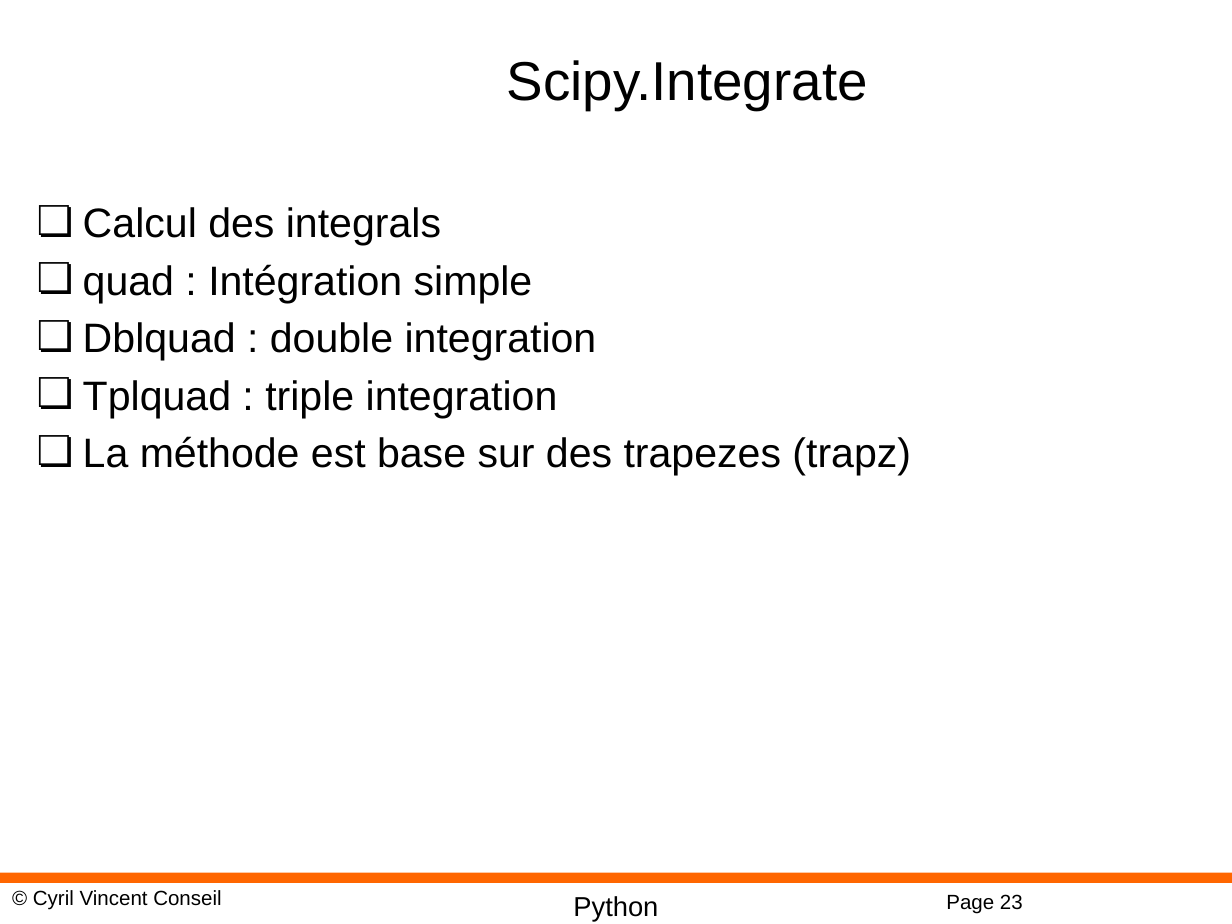
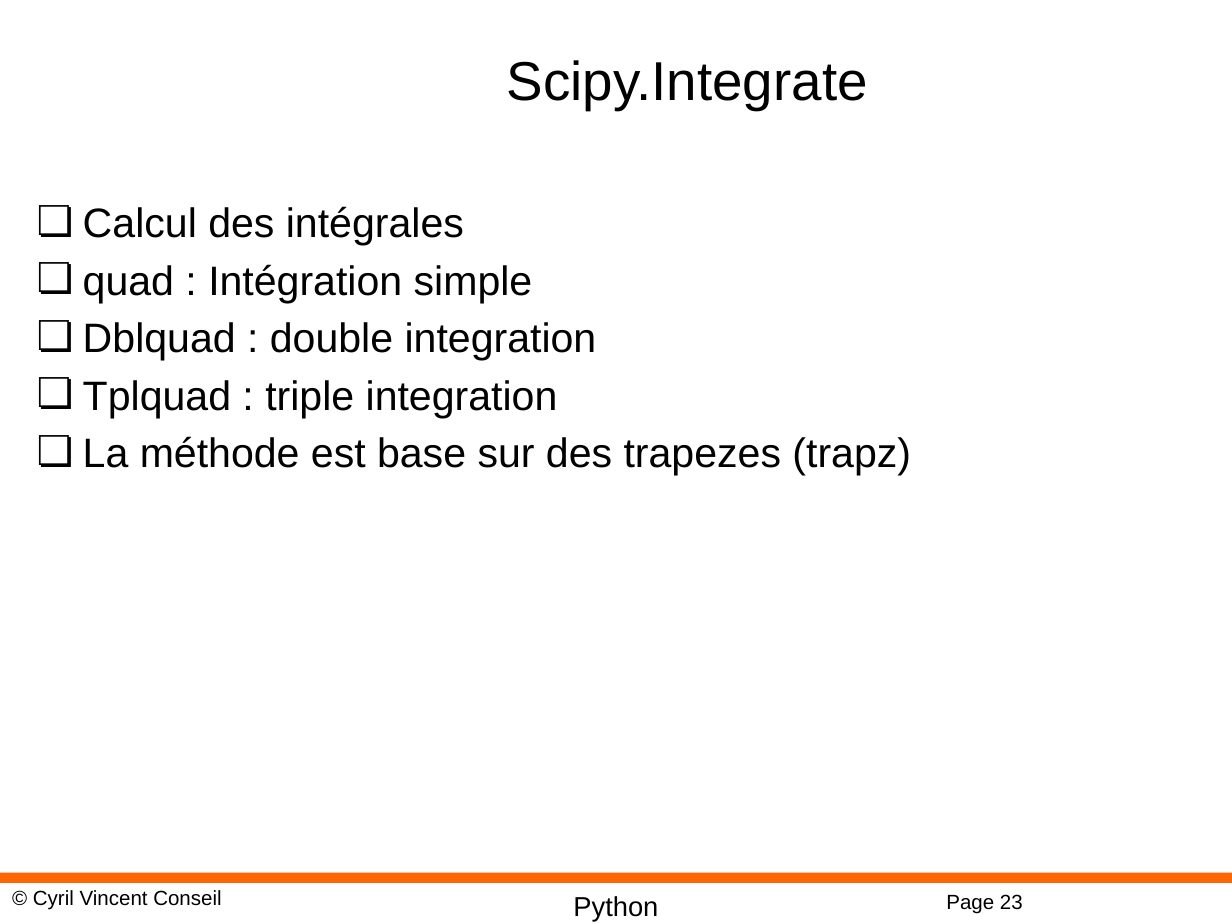
Before and after one commit to cyrilvincent/math, a slide deck: slide 23 of ppt/PythonMath10-Scipy.pptx. Drawn at 1232x924 pixels with LibreOffice and Linux fonts; fonts in the diff are those of the drawing; background and template pictures are left out. Boxes give left, top, right and bottom in pixels: in the first picture for what was removed or moved away, otherwise in the second. Text is boxed around its words. In the diff, an @@ line names an element or a change of style, - is before the commit and + after.

```diff
--- a/ppt/PythonMath10-Scipy.pptx
+++ b/ppt/PythonMath10-Scipy.pptx
@@ text at <box>83,206,464,245</box>: text changed @@
-❏ Calcul des integrals
+❏ Calcul des intégrales
```
Also in this commit, not shown: 1 other slide changed, 1 other file.
